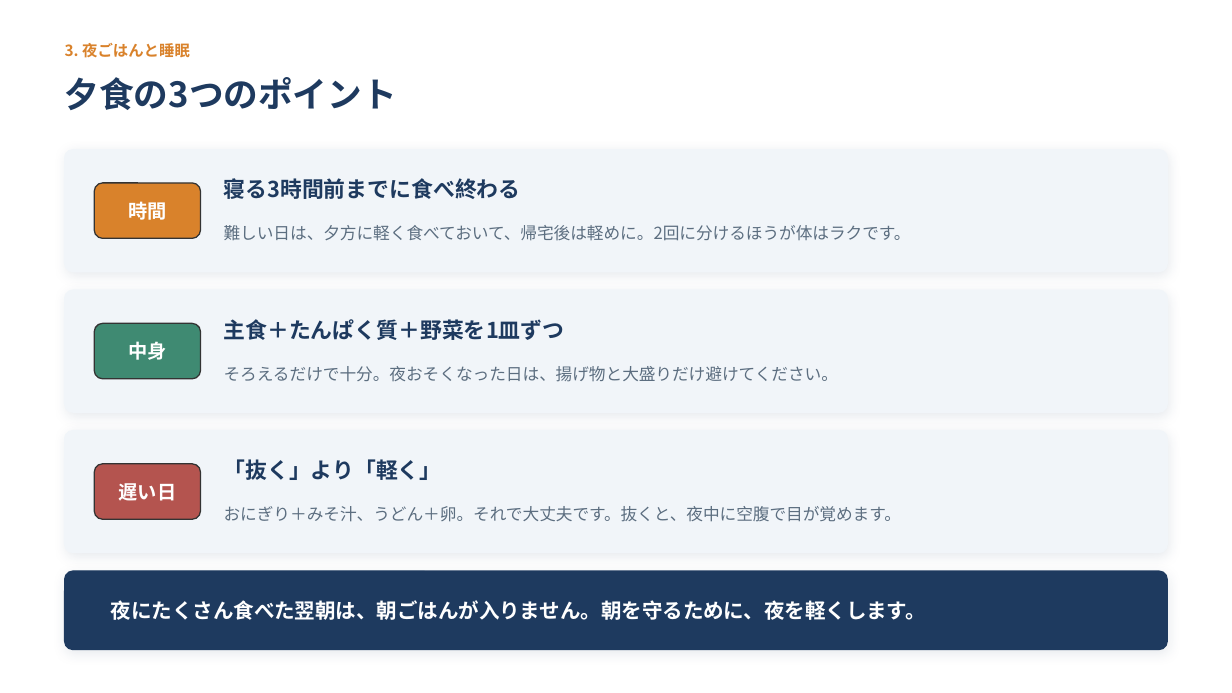
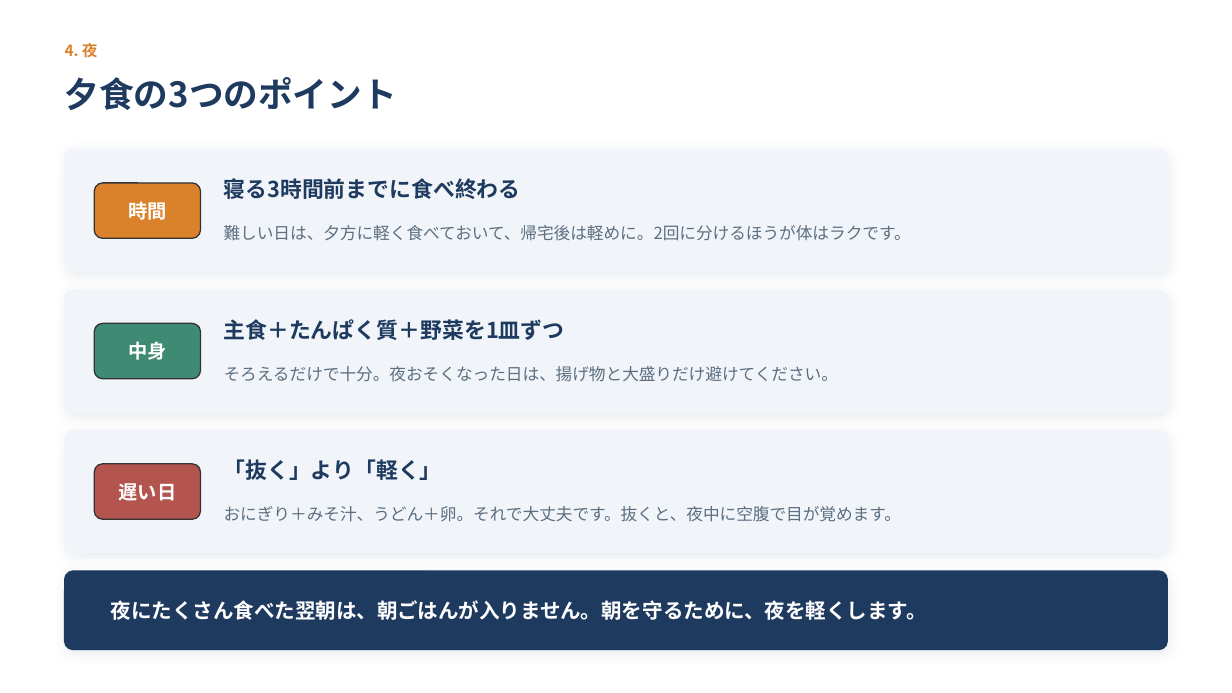
Before and after one commit to xxhmannasuimhxx/-, a slide deck: slide 25 of 夏休みの終わり_第2回_食と生活リズムの整え方.pptx (slide 20 before the commit). Drawn at 1232x693 pixels with LibreOffice and Linux fonts; fonts in the diff are those of the drawing. Boxes give left, top, right and bottom in pixels: in the first picture for what was removed or moved away, otherwise in the second. Text is boxed around its words. In the diff, an @@ line names an element or a change of style, - is before the commit and + after.

```diff
--- a/夏休みの終わり_第2回_食と生活リズムの整え方.pptx
+++ b/夏休みの終わり_第2回_食と生活リズムの整え方.pptx
@@ text at (x1=65, y1=43, x2=97, y2=57): text changed @@
-3. 夜ごはんと睡眠
+4. 夜
```
Also in this commit, not shown: 18 other slides changed, 20 slides added, 9 slides removed, 1 other file.
